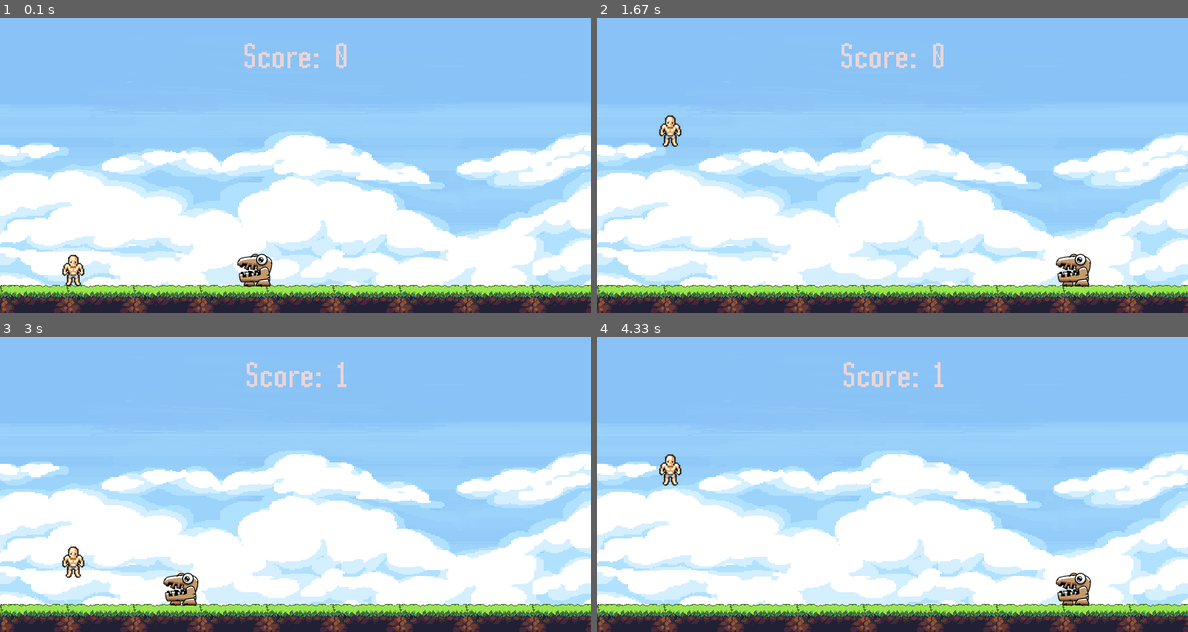
Above: before the commit, frames 1-4 (two rows, left to right).
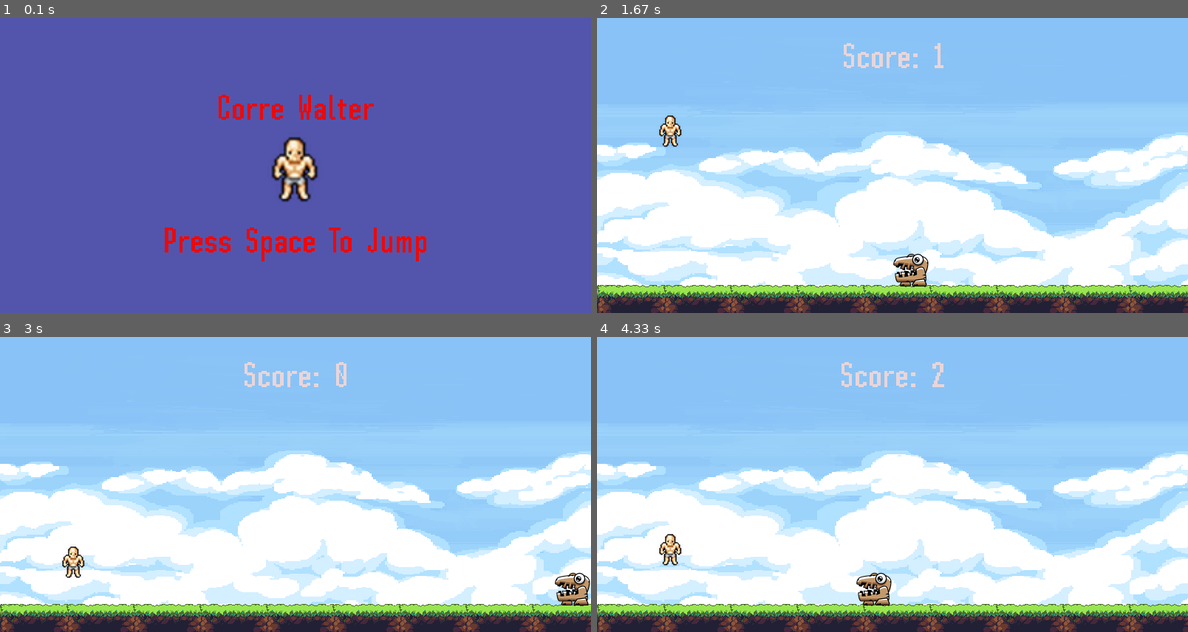
Above: after the commit, the same moments.

Repository: leoazevedo0622/PyGame
Game: pygame game, started from code.py
Two runs of this game, one before a commit and one after it. Both use one fixed random seed, a clock stepped at 60 frames per second and the inputs below.
Inputs:
- Up to frame 1 (0.1 s): no input
- Up to frame 2 (1.67 s): tap Space at 0.33, 0.67, 1.07, 1.37 s
- Up to frame 3 (3 s): tap Space at 1.9, 2.2, 2.4, 2.83, 2.97 s
- Up to frame 4 (4.33 s): tap Space at 3.73, 4.13 s

The runs differ from the first frame. In frame 1, 100% of the frame differs, in the area x 0-100%, y 0-100%; in frame 2, 1.4%; in frame 3, 1.4%; in frame 4, 2.0%.

Commit message:
Added Home Screen

Diff:
--- a/code.py
+++ b/code.py
@@ -9,17 +9,24 @@
         f'Score: {current_time}', False, '#E9D5D8')
     score_rect = score_surface.get_rect(center=(400, 50))
     screen.blit(score_surface, score_rect)
+    return current_time
 
 
 pygame.init()
 screen = pygame.display.set_mode((800, 400))
 pygame.display.set_caption('Game Name')
 clock = pygame.time.Clock()
-game_active = True
+game_active = False
 start_time = 0
+score = 0
 
 test_font = pygame.font.Font('fonts/SHPinscher-Regular.otf', 50)
 
+game_title_surf = test_font.render('Corre Walter', False, '#ec0909')
+game_title_rect = game_title_surf.get_rect(center=(400, 120))
+
+jump_control = test_font.render('Press Space To Jump', False, '#ec0909')
+jump_control_rect = jump_control.get_rect(center=(400, 300))
 
 background = pygame.image.load('graphics/background2.png').convert()
 
@@ -32,6 +39,12 @@
 main_character = pygame.image.load(
     'graphics/characters/tile000.png').convert_alpha()
 main_rect = main_character.get_rect(bottomleft=(75, 364))
+
+menu_player = pygame.image.load(
+    'graphics/characters/tile000.png').convert_alpha()
+menu_player = pygame.transform.rotozoom(menu_player, 0, 2)
+menu_player_rect = menu_player.get_rect(center=(400, 200))
+
 player_grav = 0
 
 # main_title = test_font.render('Corre Walter!', False, '#E9D5D8')
@@ -95,10 +108,20 @@
         if first_char_rect.colliderect(main_rect):
             game_active = False
 
-        display_score()
+        score = display_score()
 
     else:
-        screen.fill('Yellow')
+        screen.fill('#5355ac')
+        screen.blit(menu_player, (menu_player_rect))
+
+        your_score = test_font.render(f'Your Score: {score}', False, '#ec0909')
+        your_score_rect = your_score.get_rect(center=(400, 300))
+        if score == 0:
+            screen.blit(jump_control, (jump_control_rect))
+        else:
+            screen.blit(your_score, (your_score_rect))
+
+        screen.blit(game_title_surf, (game_title_rect))
 
     pygame.display.update()
     clock.tick(60)
